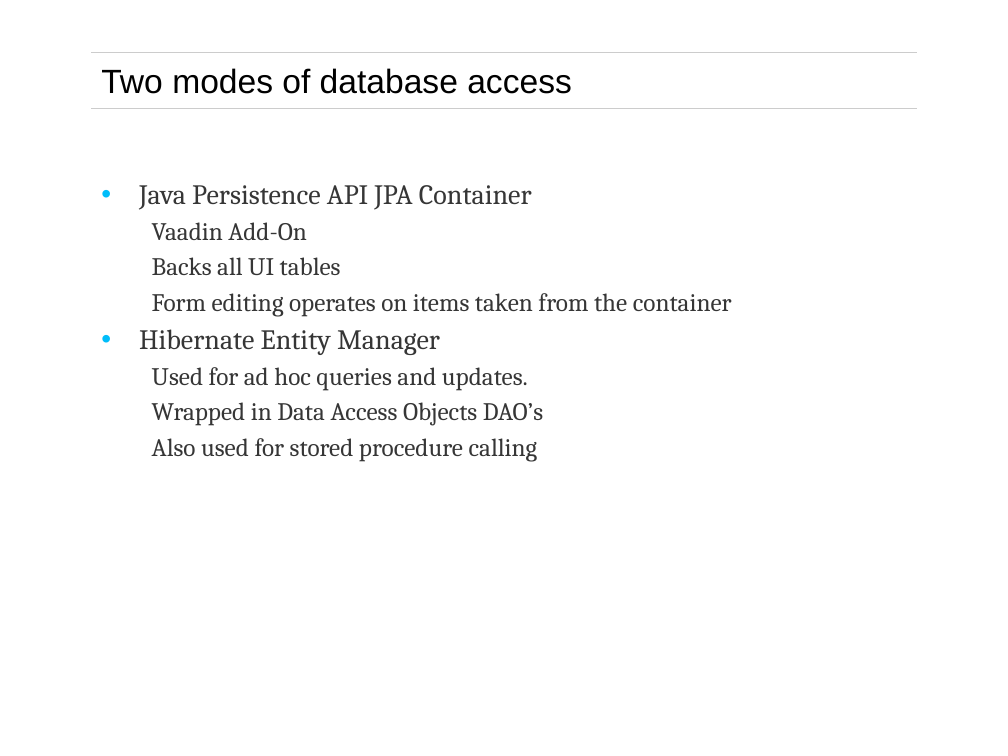
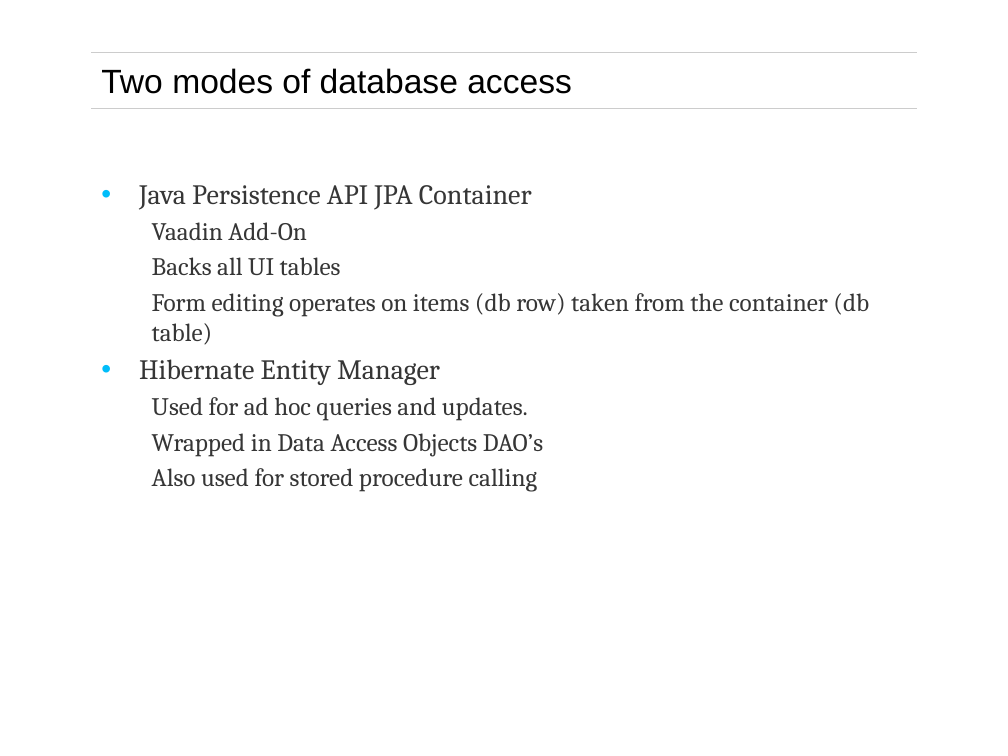
Before and after one commit to philbarton/fmArchitecture, a slide deck: slide 29 of fremantleHandover.pptx (slide 30 before the commit). Drawn at 1008x756 pixels with LibreOffice and Linux fonts; fonts in the diff are those of the drawing; background and template pictures are left out. Boxes give left, top, right and bottom in pixels: in the first picture for what was removed or moved away, otherwise in the second. Text is boxed around its words. In the diff, an @@ line names an element or a change of style, - is before the commit and + after.

```diff
--- a/fremantleHandover.pptx
+++ b/fremantleHandover.pptx
@@ text at box(152, 293, 869, 345): text changed @@
-  Form editing operates on items taken from the container
+  Form editing operates on items (db row) taken from the container (db table)
```
Also in this commit, not shown: 5 other slides changed, 1 slide removed.
